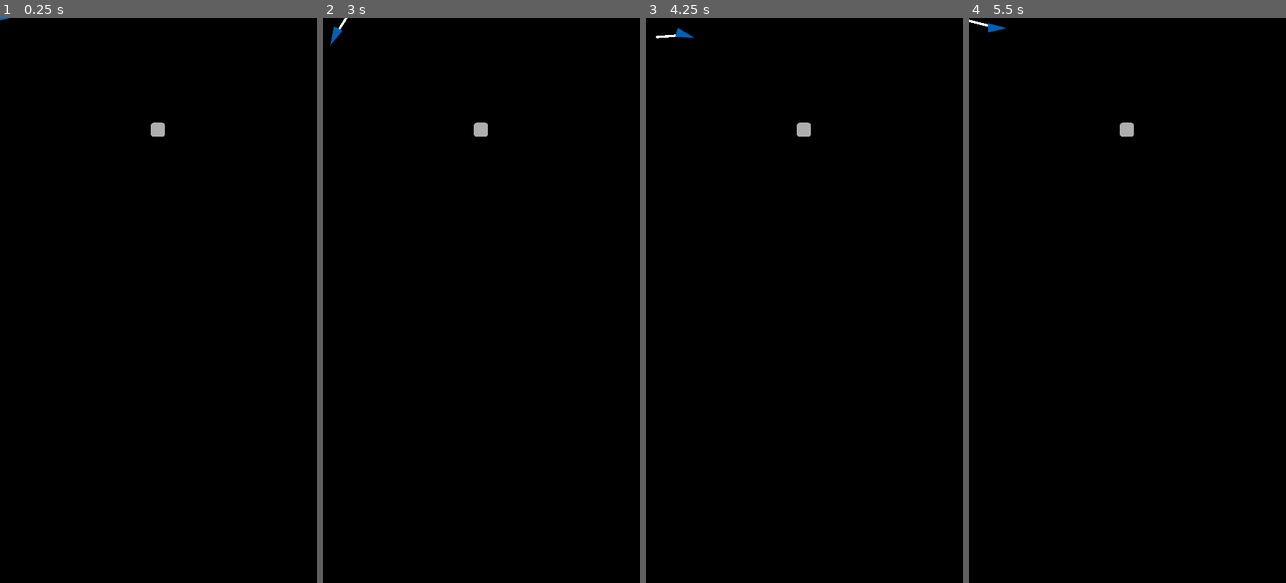
Above: before the commit, frames 1-4 (left to right).
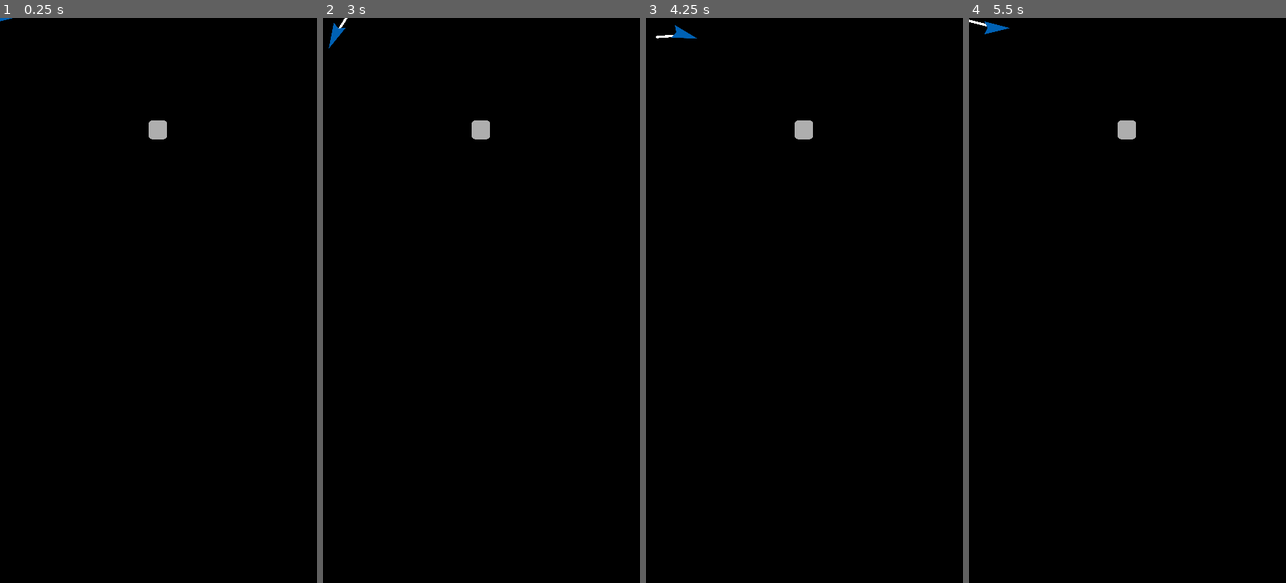
Above: after the commit, the same moments.

Repository: veprogames/blumo
Game: Godot game, scene res://level/level.tscn
Two runs of this game, one before a commit and one after it. Both use one fixed random seed, a clock stepped at 60 frames per second and the inputs below.
Inputs (mouse positions are in pixels of both pictures, inside the frame that each line leads up to):
- Up to frame 1 (0.25 s): no input
- Up to frame 2 (3 s): tap Enter at 0.5, 2 s; move the mouse to (497, 300) at 0.52 s; tap Space at 1.25, 2.75 s; move the mouse to (465, 300) at 1.27 s; move the mouse to (487, 289) at 2.02 s; move the mouse to (478, 311) at 2.77 s
- Up to frame 3 (4.25 s): tap Enter at 3.5 s; move the mouse to (829, 306) at 3.52 s
- Up to frame 4 (5.5 s): tap Space at 4.25 s; move the mouse to (1102, 294) at 4.27 s; move the mouse to (1130, 300) at 5.02 s

The runs differ from the first frame. In frame 1, less than 0.1% of the frame differs, in the area x 0-53%, y 0-22%; in frame 2, 0.1%; in frame 3, 0.1%; in frame 4, 0.1%, in the area x 4-53%, y 0-22%.

Commit message:
increase player and edible sizes

Diff:
--- a/edible/edible.tscn
+++ b/edible/edible.tscn
@@ -4,7 +4,7 @@
 [ext_resource type="Texture2D" uid="uid://blofy2qar2bv3" path="res://edible/edible.png" id="2_tifuu"]
 
 [sub_resource type="RectangleShape2D" id="RectangleShape2D_gjdqc"]
-size = Vector2(48, 48)
+size = Vector2(64, 64)
 
 [node name="Edible" type="Area2D"]
 collision_layer = 2
Binary file changed: edible/edible.png
Binary file changed: player/player.png
